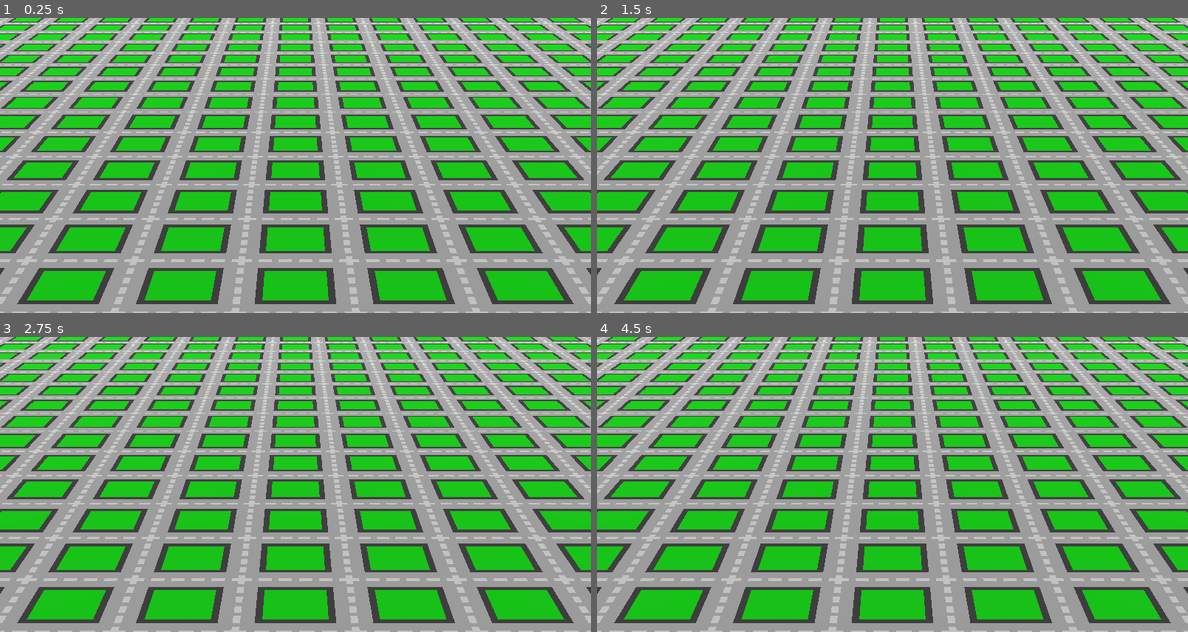
Above: before the commit, frames 1-4 (two rows, left to right).
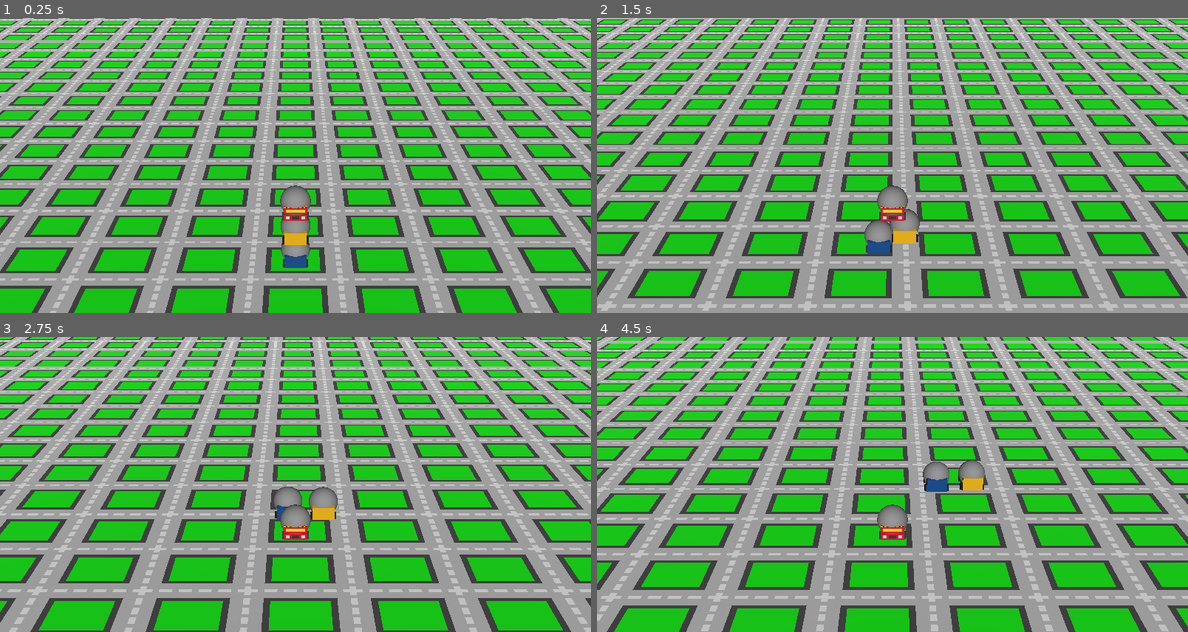
Above: after the commit, the same moments.

Repository: KYOHEI-ABC/CARS
Game: Godot game, scene res://main.tscn
Two runs of this game, one before a commit and one after it. Both use one fixed random seed, a clock stepped at 60 frames per second and the inputs below.
Inputs:
- Up to frame 1 (0.25 s): no input
- Up to frame 2 (1.5 s): tap Enter at 0.5 s; hold D 0.53-1.28 s; hold S from 1.28 s (still down)
- Up to frame 3 (2.75 s): release S at 2.03 s; hold D from 2.03 s (still down)
- Up to frame 4 (4.5 s): release D at 2.78 s; hold W 2.78-3.53 s; hold A from 3.53 s (still down)

The runs differ from the first frame. In frame 1, 70% of the frame differs, in the area x 0-100%, y 0-100%; in frame 2, 65%; in frame 3, 65%; in frame 4, 68%.

Commit message:
Add storm assets and body scene for enhanced gameplay
- Introduced storm.gltf and its associated import configuration to enhance visual elements.
- Added storm_0.png texture and its import settings for improved graphics.
- Created body.tscn scene with a RigidBody3D and associated collision and mesh instances.
- Updated main.tscn to include new assets and reorganize node structure for better hierarchy.
- Enhanced main.gd script to manage model and body synchronization, including camera adjustments and movement controls.

Diff:
--- /dev/null
+++ b/body.tscn
@@ -0,0 +1,13 @@
+[gd_scene load_steps=3 format=3 uid="uid://brjsmh0wckifs"]
+
+[sub_resource type="SphereShape3D" id="SphereShape3D_lquwl"]
+
+[sub_resource type="SphereMesh" id="SphereMesh_7mycd"]
+
+[node name="Body" type="RigidBody3D"]
+
+[node name="CollisionShape3D" type="CollisionShape3D" parent="."]
+shape = SubResource("SphereShape3D_lquwl")
+
+[node name="MeshInstance3D" type="MeshInstance3D" parent="CollisionShape3D"]
+mesh = SubResource("SphereMesh_7mycd")
--- a/main.tscn
+++ b/main.tscn
@@ -1,7 +1,10 @@
-[gd_scene load_steps=6 format=3 uid="uid://bspiqu0w7xcr"]
+[gd_scene load_steps=9 format=3 uid="uid://bspiqu0w7xcr"]
 
 [ext_resource type="Script" uid="uid://dn1ec5l4c3v3g" path="res://scripts/main.gd" id="1_ig7tw"]
 [ext_resource type="Texture2D" uid="uid://dglw1m5i2ma38" path="res://assets/ground.png" id="2_0xm2m"]
+[ext_resource type="PackedScene" uid="uid://c6vm65c3gd7i" path="res://assets/mcqueen.gltf" id="3_h2yge"]
+[ext_resource type="PackedScene" uid="uid://gm5gcgsa0m5" path="res://assets/storm.gltf" id="3_lquwl"]
+[ext_resource type="PackedScene" uid="uid://b7u1pjjrnbpgi" path="res://assets/ramirez.gltf" id="5_7mycd"]
 
 [sub_resource type="BoxShape3D" id="BoxShape3D_ig7tw"]
 size = Vector3(64, 1, 64)
@@ -15,22 +18,32 @@
 material = SubResource("StandardMaterial3D_0xm2m")
 size = Vector3(64, 1, 64)
 
-[node name="Main" type="Node"]
+[node name="Main" type="Node" node_paths=PackedStringArray("camera", "models_node")]
 script = ExtResource("1_ig7tw")
+camera = NodePath("Environment/Camera3D")
+models_node = NodePath("Models")
 
-[node name="Node3D" type="Node3D" parent="."]
+[node name="Environment" type="Node" parent="."]
 
-[node name="StaticBody3D" type="StaticBody3D" parent="Node3D"]
+[node name="StaticBody3D" type="StaticBody3D" parent="Environment"]
 transform = Transform3D(1, 0, 0, 0, 1, 0, 0, 0, 1, 0, -0.5, 0)
 
-[node name="CollisionShape3D" type="CollisionShape3D" parent="Node3D/StaticBody3D"]
+[node name="CollisionShape3D" type="CollisionShape3D" parent="Environment/StaticBody3D"]
 shape = SubResource("BoxShape3D_ig7tw")
 
-[node name="MeshInstance3D" type="MeshInstance3D" parent="Node3D/StaticBody3D/CollisionShape3D"]
+[node name="MeshInstance3D" type="MeshInstance3D" parent="Environment/StaticBody3D/CollisionShape3D"]
 mesh = SubResource("BoxMesh_0xm2m")
 
-[node name="Camera3D" type="Camera3D" parent="Node3D"]
+[node name="Camera3D" type="Camera3D" parent="Environment"]
 transform = Transform3D(1, 0, 0, 0, 0.866025, 0.5, 0, -0.5, 0.866025, 0, 10, 15)
 fov = 30.0
 
-[node name="DirectionalLight3D" type="DirectionalLight3D" parent="Node3D/Camera3D"]
+[node name="DirectionalLight3D" type="DirectionalLight3D" parent="Environment/Camera3D"]
+
+[node name="Models" type="Node" parent="."]
+
+[node name="blockbench_export" parent="Models" instance=ExtResource("3_h2yge")]
+
+[node name="blockbench_export2" parent="Models" instance=ExtResource("5_7mycd")]
+
+[node name="blockbench_export3" parent="Models" instance=ExtResource("3_lquwl")]
--- a/scripts/main.gd
+++ b/scripts/main.gd
@@ -1,2 +1,68 @@
 class_name Main
 extends Node
+
+## Configure rotation alignment threshold
+const ROTATION_THRESHOLD: float = 0.03
+const MODEL_Y_OFFSET: float = -0.5
+
+@export var camera: Camera3D
+var camera_offset: Vector3 = Vector3.ZERO
+
+@export var models_node: Node
+
+var pairs: Array[Dictionary] = [] # [{body: RigidBody3D, model: Node3D}]
+
+func _ready() -> void:
+	camera_offset = camera.position
+
+	var body_scene = load("res://body.tscn")
+	var models_list = models_node.get_children()
+
+	for i in models_list.size():
+		var model = models_list[i] as Node3D
+		var body = body_scene.instantiate() as RigidBody3D
+		add_child(body)
+		pairs.append({"body": body, "model": model})
+
+
+func _process(_delta: float) -> void:
+	# Update model positions and rotations aligned with bodies
+	for pair in pairs:
+		var body = pair.body as RigidBody3D
+		var model = pair.model as Node3D
+		var body_pos = body.position
+
+		# Update position with offset
+		model.position = body_pos + Vector3(0, MODEL_Y_OFFSET, 0)
+
+		# Only rotate if horizontal distance is significant
+		var horizontal_diff = body_pos - model.position
+		horizontal_diff.y = 0
+
+		if horizontal_diff.length_squared() > ROTATION_THRESHOLD * ROTATION_THRESHOLD:
+			model.look_at(model.position + horizontal_diff, Vector3.UP)
+
+	camera.position = pairs[0].body.position + camera_offset
+
+func _input(event: InputEvent) -> void:
+	if not event is InputEventKey or not event.pressed:
+		return
+
+	var direction = _get_movement_direction(event.keycode)
+
+	if direction != Vector3.ZERO:
+		for pair in pairs:
+			pair.body.apply_central_impulse(direction)
+
+func _get_movement_direction(keycode: Key) -> Vector3:
+	match keycode:
+		KEY_W:
+			return Vector3(0, 0, -1)
+		KEY_S:
+			return Vector3(0, 0, 1)
+		KEY_A:
+			return Vector3(-1, 0, 0)
+		KEY_D:
+			return Vector3(1, 0, 0)
+		_:
+			return Vector3.ZERO
Not shown, added: assets/mcqueen.gltf
Not shown, added: assets/mcqueen.gltf.import
Binary file added: assets/mcqueen_0.png
Not shown, added: assets/mcqueen_0.png.import
Not shown, added: assets/ramirez.gltf
Not shown, added: assets/ramirez.gltf.import
Binary file added: assets/ramirez_0.png
Not shown, added: assets/ramirez_0.png.import
Not shown, added: assets/storm.gltf
Not shown, added: assets/storm.gltf.import
Binary file added: assets/storm_0.png
Not shown, added: assets/storm_0.png.import
(and 1 more such lines)
